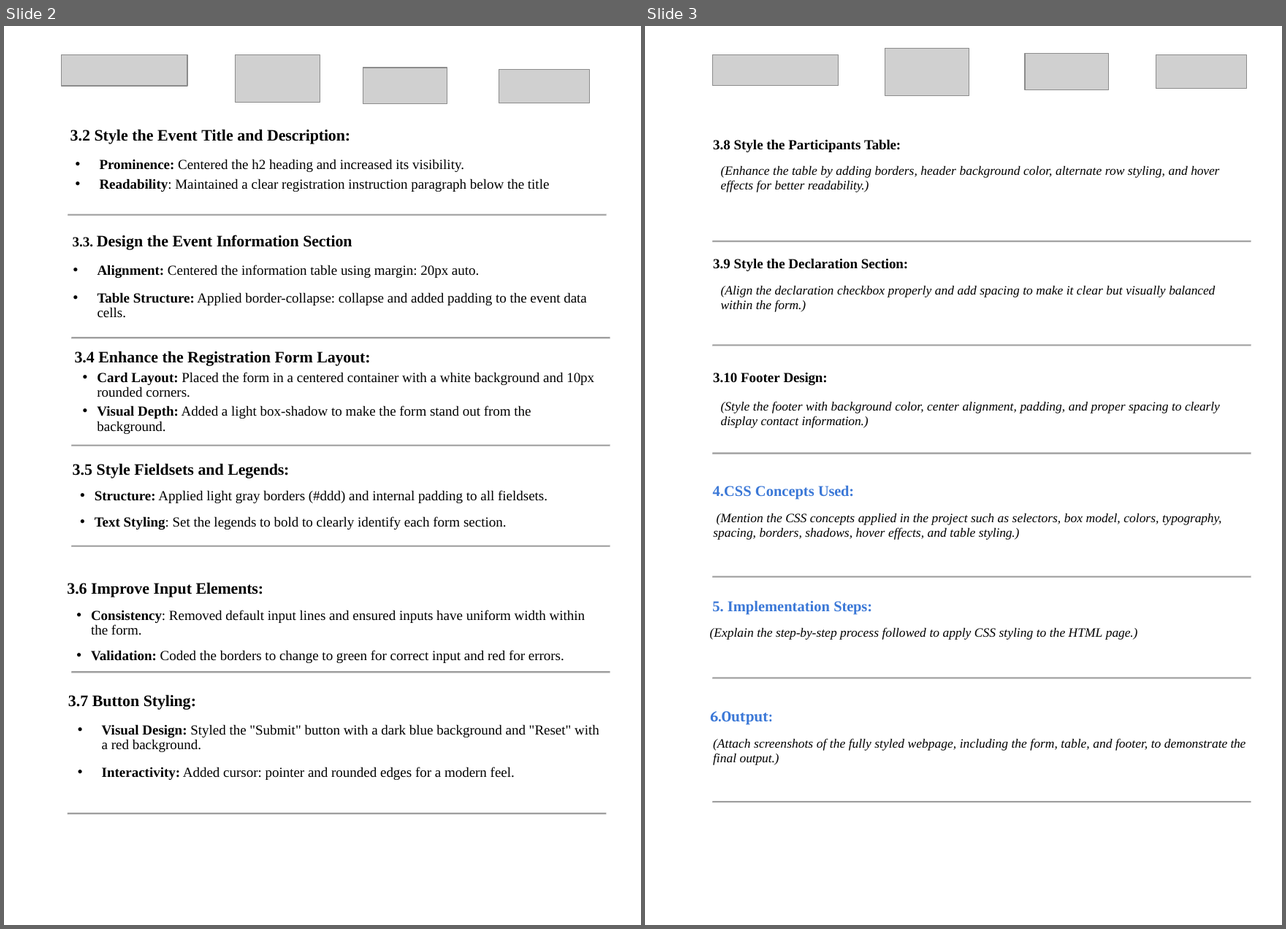
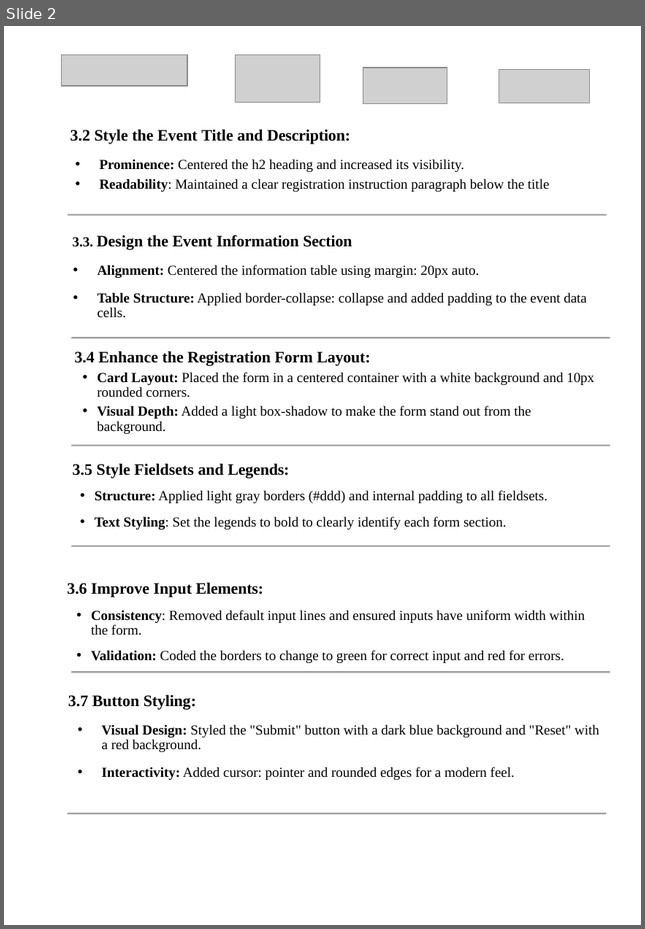
Before and after one commit to mr-heain/event-registration, a slide deck: ppt/FE Assignment template- 2.pptx. Shown side by side, each under a label of ours: slides 2 and 3 before the commit, slide 2 after it. The pictures are 1286x929 and 645x929 pixels, drawn with LibreOffice and Linux fonts; fonts in the diff are those of the drawing; grey boxes stand for pictures. Boxes give left, top, right and bottom in pixels: in the first picture for what was removed or moved away, otherwise in the second. Text is boxed around its words. In the diff, an @@ line names an element or a change of style, - is before the commit and + after.

Commit message:
almost completed template 2 filename and screenshot remaining

```diff
--- a/ppt/FE Assignment template- 2.pptx
+++ b/ppt/FE Assignment template- 2.pptx
@@ slide 3 removed at [645,26,1282,925], background #FFFFFF @@
@@ picture removed at [713,54,838,85] @@
@@ picture removed at [884,49,968,96] @@
@@ picture removed at [1025,54,1109,90] @@
@@ picture removed at [1155,55,1246,89] @@
@@ text removed at [713,139,1219,192] @@
-3.8 Style the Participants Table:
-(Enhance the table by adding borders, header background color, alternate row styling, and hover effects for better readability.)
@@ group removed at [713,241,1251,243]: 6 freeform shapes @@
@@ text removed at [713,258,1214,312] @@
-3.9 Style the Declaration Section:
-(Align the declaration checkbox properly and add spacing to make it clear but visually balanced within the form.)
@@ group removed at [713,345,1251,346]: 6 freeform shapes @@
@@ text removed at [713,373,1220,428] @@
-3.10 Footer Design:
-(Style the footer with background color, center alignment, padding, and proper spacing to clearly display contact information.)
@@ group removed at [713,452,1251,455]: 6 freeform shapes @@
@@ text removed at [713,486,1222,540] @@
-4.CSS Concepts Used:
-(Mention the CSS concepts applied in the project such as selectors, box model, colors, typography, spacing, borders, shadows, hover effects, and table styling.)
@@ group removed at [713,576,1251,578]: 6 freeform shapes @@
@@ text removed at [710,601,1137,640] @@
-5. Implementation Steps:
-(Explain the step-by-step process followed to apply CSS styling to the HTML page.)
@@ group removed at [713,678,1251,679]: 6 freeform shapes @@
@@ text removed at [710,711,1246,765] @@
-6.Output:
-(Attach screenshots of the fully styled webpage, including the form, table, and footer, to demonstrate the final output.)
@@ group removed at [713,802,1251,803]: 6 freeform shapes @@
```
Also in this commit, not shown: 1 slide changed, 2 slides added, 1 other slide removed.
